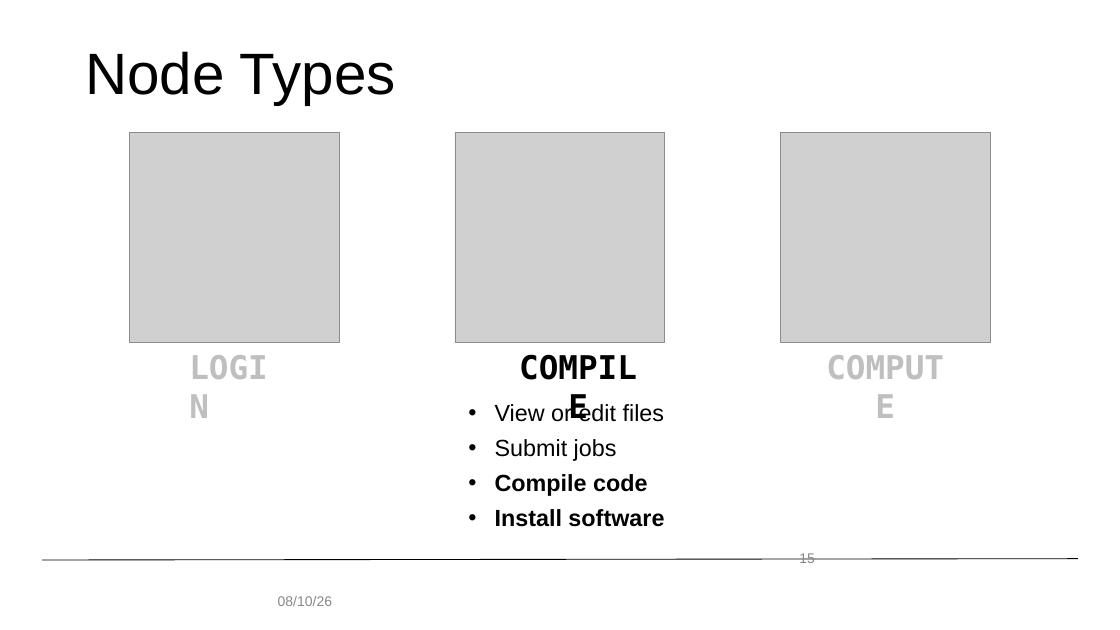
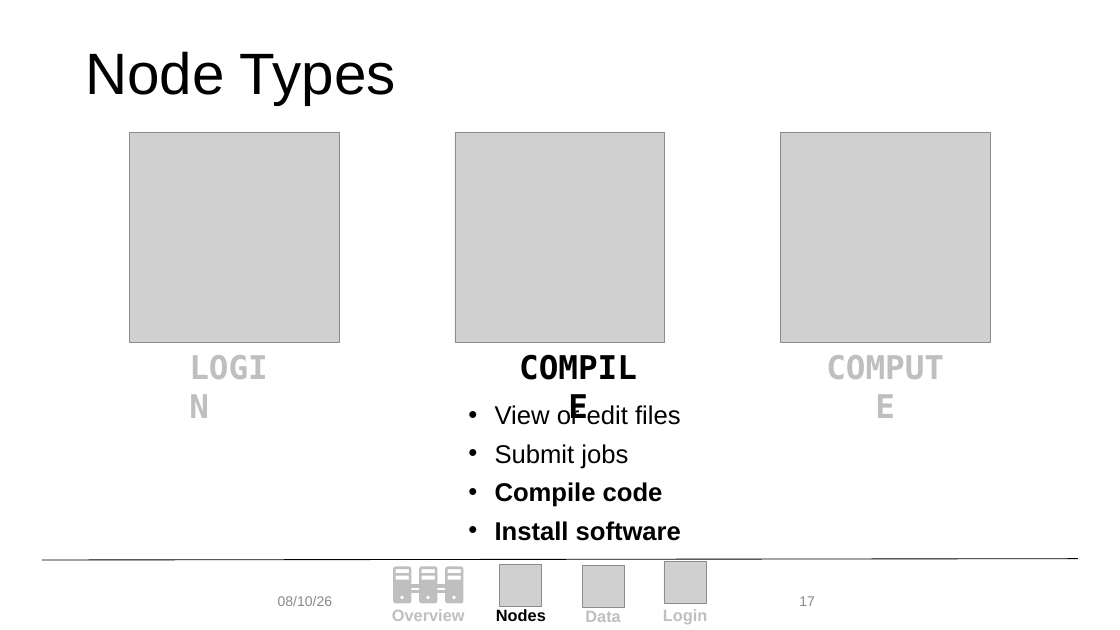
Before and after one commit to monaghaa/hpc_fundamentals_micro_credential, a slide deck: slide 17 of getting_familiar_rc/getting_familiar_rc.pptx (slide 15 before the commit). Drawn at 1120x630 pixels with LibreOffice and Linux fonts; fonts in the diff are those of the drawing; grey boxes stand for pictures; background and template pictures are left out. Boxes give left, top, right and bottom in pixels: in the first picture for what was removed or moved away, otherwise in the second. Text is boxed around its words. In the diff, an @@ line names an element or a change of style, - is before the commit and + after.

```diff
--- a/getting_familiar_rc/getting_familiar_rc.pptx
+++ b/getting_familiar_rc/getting_familiar_rc.pptx
@@ text "View or edit files" at box(495, 404, 681, 541): size 20 to 22 pt @@
@@ page number removed at box(799, 553, 815, 563) @@
-15
@@ page number added at box(799, 596, 815, 606), 12 pt, text #888888 @@
+17
@@ group added at box(392, 562, 707, 624): 4 texts, 3 pictures, 3 freeform shapes, 1 rectangle @@
+Login
+Overview
+Nodes
+Data
```
Also in this commit, not shown: 24 other slides changed, 18 slides added, 18 slides removed, 1 other file.
